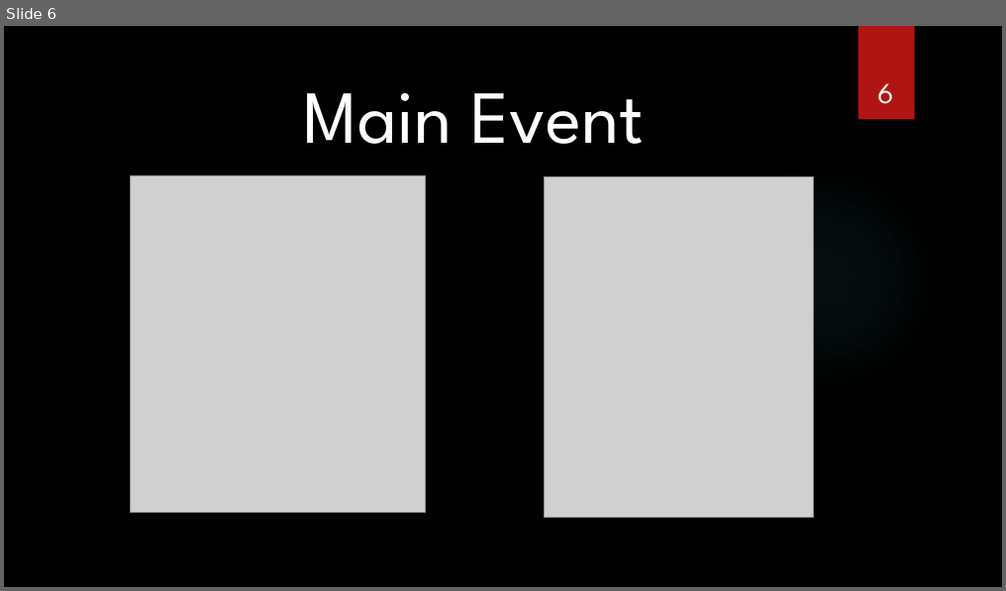
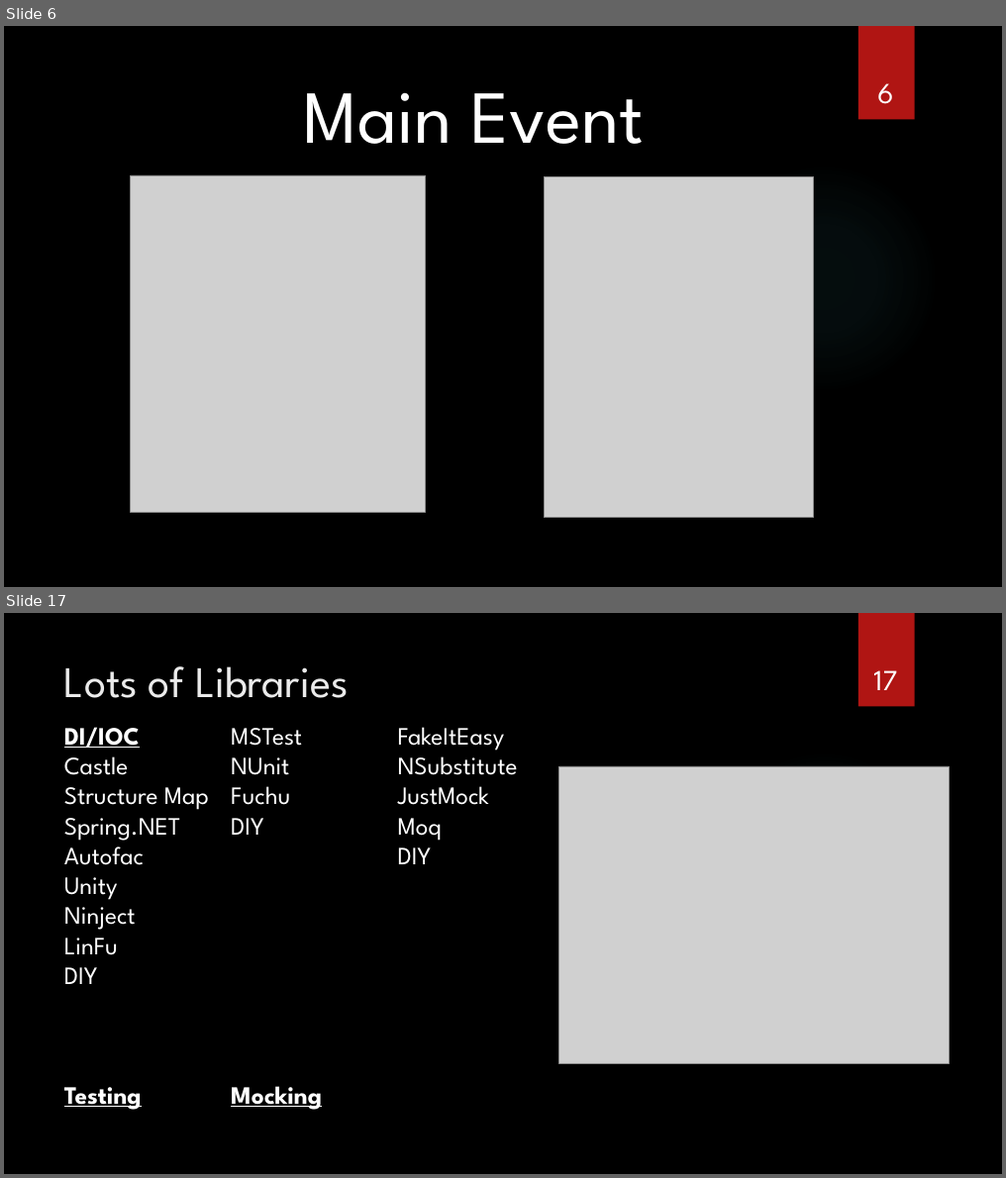
Before and after one commit to jbalman/SoftwareChange, a slide deck: Using DI and IOC - Mocking and Testing/Using DI and IOC - Mocking and Testing.pptx. Shown one above the other, each under a label of ours: slide 6 before the commit, slides 6 and 17 after it; the slides between them are not shown. The pictures are 1006x591 and 1006x1178 pixels, drawn with LibreOffice and Linux fonts; fonts in the diff are those of the drawing; grey boxes stand for pictures; background and template pictures are left out. Boxes give left, top, right and bottom in pixels: in the first picture for what was removed or moved away, otherwise in the second. Text is boxed around its words. In the diff, an @@ line names an element or a change of style, - is before the commit and + after.

```diff
--- a/Using DI and IOC - Mocking and Testing/Using DI and IOC - Mocking and Testing.pptx
+++ b/Using DI and IOC - Mocking and Testing/Using DI and IOC - Mocking and Testing.pptx
@@ slide 17 added at [4,613,1002,1174], background picture (left out); not listed: 2 template elements that a slide beside it also shows @@
@@ title added at [64,666,349,698], 42 pt, text #EBEBEB @@
+Lots of Libraries
@@ page number added at [873,670,897,690], 28 pt, text #FFFFFF @@
+17
@@ text added at [64,727,518,1110], 24 pt, text #FFFFFF @@
+DI/IOC
+Castle
+Structure Map
+Spring.NET
+Autofac
+Unity
+Ninject
+LinFu
+DIY
+Testing
+MSTest
+NUnit
+Fuchu
+DIY
+Mocking
+FakeItEasy
+NSubstitute
+JustMock
+Moq
+DIY
@@ picture added at [559,766,949,1063] @@
```
Also in this commit, not shown: 5 slides changed, 10 other slides added, 2 slides removed.
